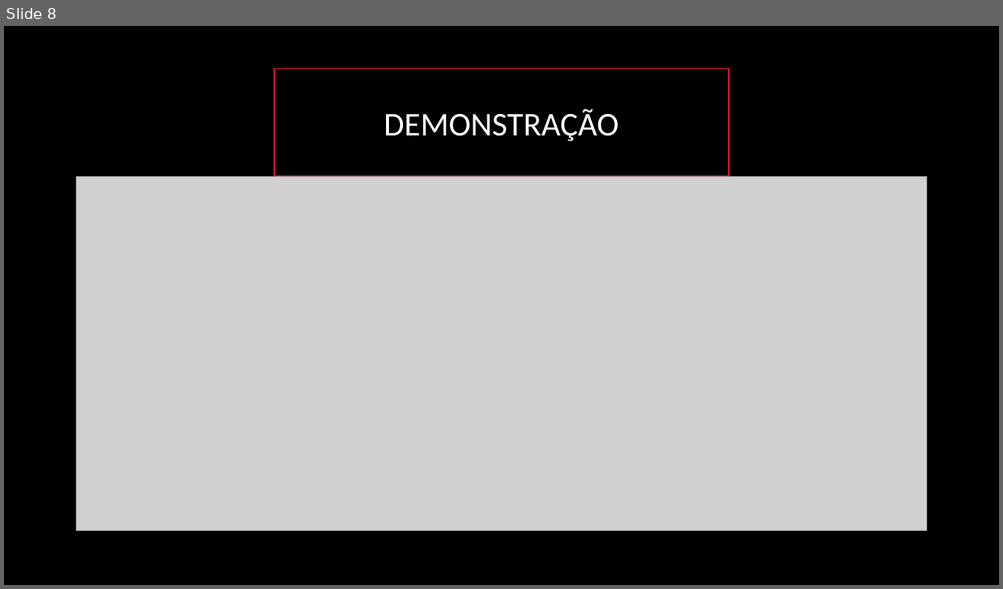
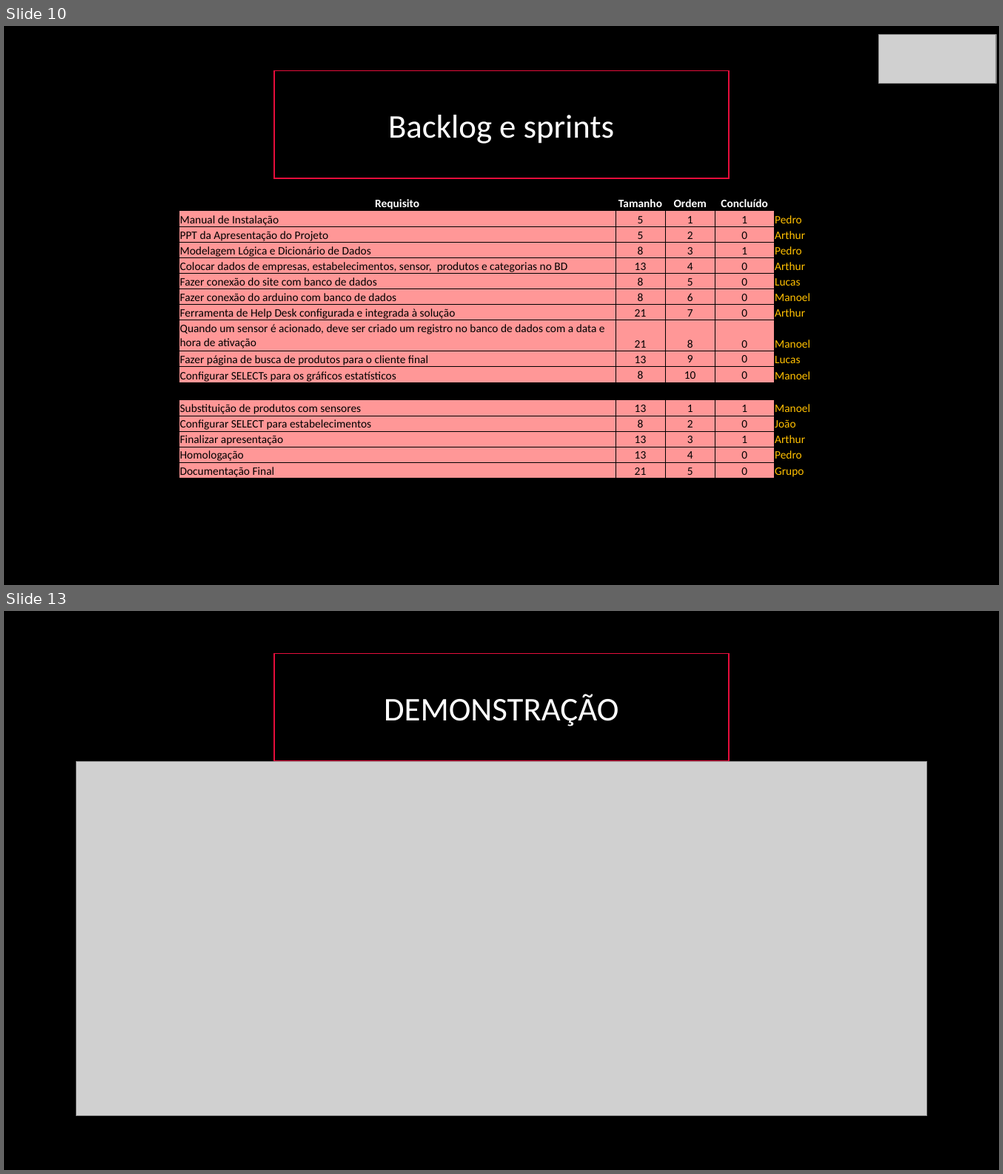
Before and after one commit to BandTec/blind-market, a slide deck: Apresentação-blindmarket.pptx. Shown one above the other, each under a label of ours: slide 8 before the commit, slides 10 and 13 after it; the slides between them are not shown. The pictures are 1003x589 and 1003x1174 pixels, drawn with LibreOffice and Linux fonts; fonts in the diff are those of the drawing; grey boxes stand for pictures. Boxes give left, top, right and bottom in pixels: in the first picture for what was removed or moved away, otherwise in the second. Text is boxed around its words. In the diff, an @@ line names an element or a change of style, - is before the commit and + after.

```diff
--- a/Apresentação-blindmarket.pptx
+++ b/Apresentação-blindmarket.pptx
@@ slide 10 added at (4, 26, 999, 585), background #000000 @@
@@ picture added at (879, 35, 996, 84) @@
@@ rectangle added at (274, 70, 728, 179), fill #000000, outline #E50D3B 1 pt, 32 pt, text #FFFFFF @@
+Backlog e sprints
@@ table added at (179, 195, 825, 386), 11 rows, 5 columns @@
+Requisito | Tamanho | Ordem | Concluído | 
+Manual de Instalação | 5 | 1 | 1 | Pedro
+PPT da Apresentação do Projeto | 5 | 2 | 0 | Arthur
+Modelagem Lógica e Dicionário de Dados | 8 | 3 | 1 | Pedro
+Colocar dados de empresas, estabelecimentos, sensor, produtos e categorias no BD | 13 | 4 | 0 | Arthur
+Fazer conexão do site com banco de dados | 8 | 5 | 0 | Lucas
+Fazer conexão do arduino com banco de dados | 8 | 6 | 0 | Manoel
+Ferramenta de Help Desk configurada e integrada à solução | 21 | 7 | 0 | Arthur
+Quando um sensor é acionado, deve ser criado um registro no banco de dados com a data e hora de ativação | 21 | 8 | 0 | Manoel
+Fazer página de busca de produtos para o cliente final | 13 | 9 | 0 | Lucas
+Configurar SELECTs para os gráficos estatísticos | 8 | 10 | 0 | Manoel
@@ table added at (179, 400, 825, 482), 5 rows, 5 columns @@
+Substituição de produtos com sensores | 13 | 1 | 1 | Manoel
+Configurar SELECT para estabelecimentos | 8 | 2 | 0 | João
+Finalizar apresentação | 13 | 3 | 1 | Arthur
+Homologação | 13 | 4 | 0 | Pedro
+Documentação Final | 21 | 5 | 0 | Grupo
@@ what was slide 8 is now slide 13 @@
```
Also in this commit, not shown: 4 other slides added.
